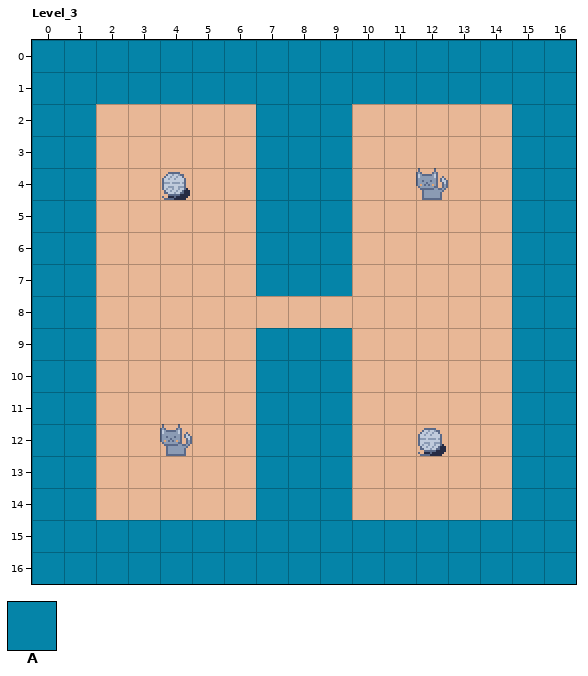
An edit to a level. LDtk project, Assets/ldtk/map.ldtk. The picture above was drawn from the file before the commit.
Cells are 16x16 px. Shown: Level_3 x 0..16, y 0..16. The commit also changed other parts of the map, which this record leaves out.
Key: from "Tileset": A 2.
_ is an empty cell.
Layer "Walls" before, first column x 0:
 0 AAAAAAAAAAAAAAAAA
 1 AAAAAAAAAAAAAAAAA
 2 AA_____AAA_____AA
 3 AA_____AAA_____AA
 4 AA_____AAA_____AA
 5 AA_____AAA_____AA
 6 AA_____AAA_____AA
 7 AA_____AAA_____AA
 8 AA_____________AA
 9 AA_____AAA_____AA
10 AA_____AAA_____AA
11 AA_____AAA_____AA
12 AA_____AAA_____AA
13 AA_____AAA_____AA
14 AA_____AAA_____AA
15 AAAAAAAAAAAAAAAAA
16 AAAAAAAAAAAAAAAAA
Once edited:
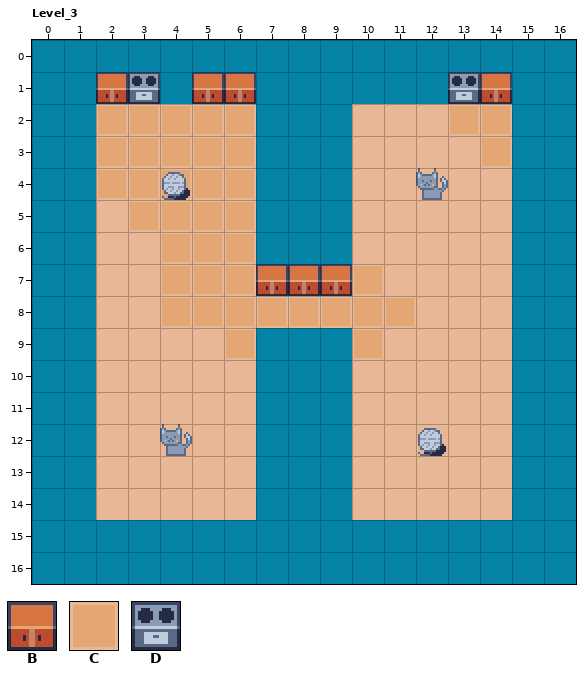
Further tiles: from "Tileset": B 5, C 6, D 9.
What changed:
Layer "Walls":
y 1: x 2..3 AA -> BD; x 5..6 AA -> BB; x 13..14 AA -> DB
y 2: x 2..6 _____ -> CCCCC; x 13..14 __ -> CC
y 3: x 2..6 _____ -> CCCCC; x 14 _ -> C
y 4: x 2..6 _____ -> CCCCC
y 5: x 3..6 ____ -> CCCC
y 6: x 4..6 ___ -> CCC
y 7: x 4..10 ___AAA_ -> CCCBBBC
y 8: x 4..11 ________ -> CCCCCCCC
y 9: x 6 _ -> C; x 10 _ -> C
Changed places in both pictures, as pixel boxes (x1, y1, x2, y2):
changed: (96, 72, 414, 358)
changed: (448, 72, 512, 166)
